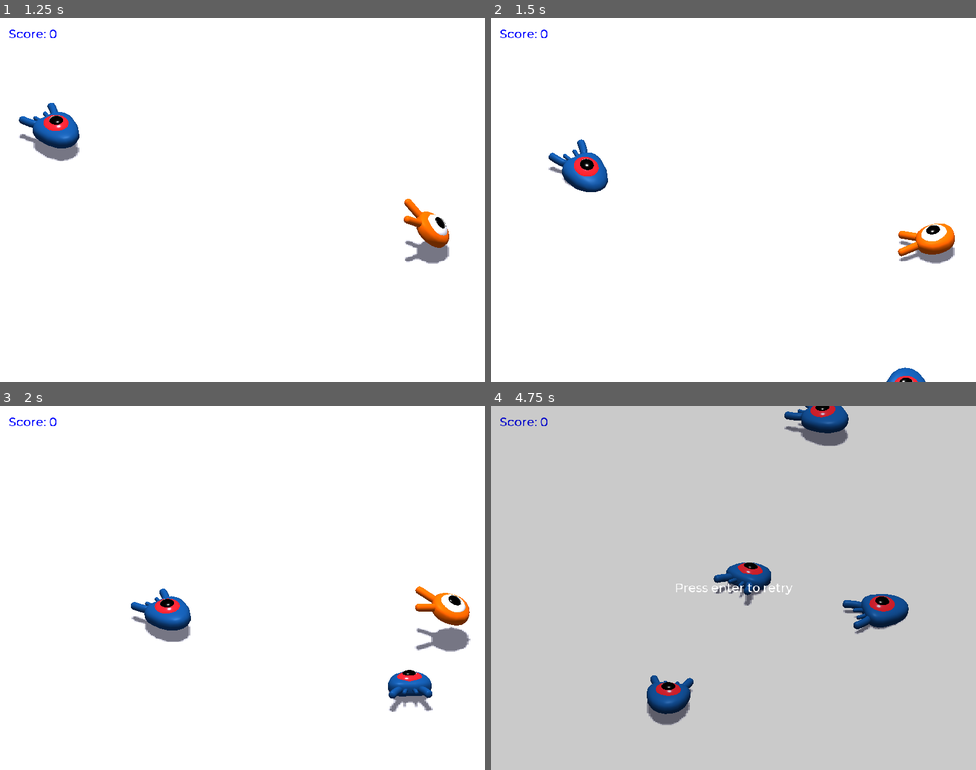
Above: before the commit, frames 1-4 (two rows, left to right).
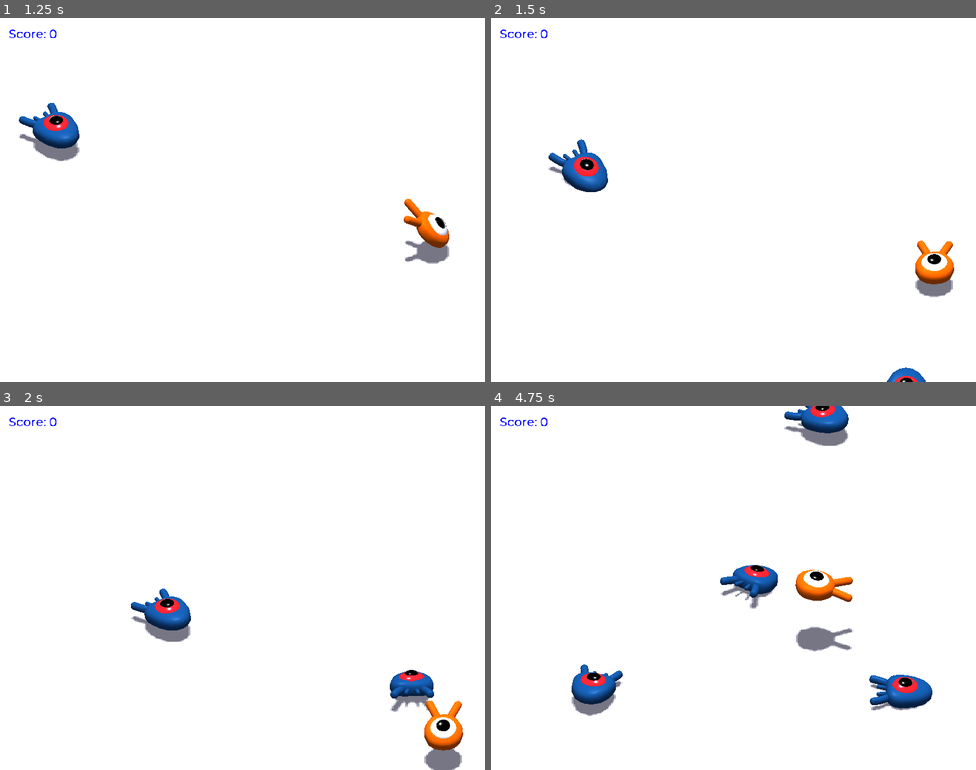
Above: after the commit, the same moments.

Repository: jakemchugh1/3d-tutorial-godot
Game: Godot game, scene res://World.tscn
Two runs of this game, one before a commit and one after it. Both use one fixed random seed, a clock stepped at 60 frames per second and the inputs below.
Inputs:
- Up to frame 1 (1.25 s): tap Enter (ui_accept) at 0.5 s; hold D (move_right) from 0.53 s (still down); tap Space (jump) at 0.77 s
- Up to frame 2 (1.5 s): release D (move_right) at 1.28 s; hold Down (move_back, bound only after the commit) from 1.28 s (still down)
- Up to frame 3 (2 s): keep holding Down (move_back, bound only after the commit); tap Space (jump) at 1.52 s
- Up to frame 4 (4.75 s): release Down (move_back, bound only after the commit) at 2.03 s; hold D (move_right) 2.03-2.78 s; hold Up (move_forward, bound only after the commit) 2.78-3.53 s; tap Space (jump) at 3.02, 3.77, 4.52 s; hold A (move_left) from 3.53 s (still down)

Frame 1 is identical in both runs. In frame 2, 1.5% of the frame differs, in the area x 81-96%, y 56-100%; in frame 3, 2.4%; in frame 4, 100%, in the area x 0-100%, y 0-100%.

Commit message:
updated controller mapping to use arrow keys as well

Diff:
--- a/project.godot
+++ b/project.godot
@@ -34,21 +34,23 @@
 move_left={
 "deadzone": 0.5,
 "events": [ Object(InputEventKey,"resource_local_to_scene":false,"resource_name":"","device":0,"alt":false,"shift":false,"control":false,"meta":false,"command":false,"pressed":false,"scancode":65,"physical_scancode":0,"unicode":0,"echo":false,"script":null)
+, Object(InputEventKey,"resource_local_to_scene":false,"resource_name":"","device":0,"alt":false,"shift":false,"control":false,"meta":false,"command":false,"pressed":false,"scancode":16777231,"physical_scancode":0,"unicode":0,"echo":false,"script":null)
  ]
 }
 move_right={
 "deadzone": 0.5,
 "events": [ Object(InputEventKey,"resource_local_to_scene":false,"resource_name":"","device":0,"alt":false,"shift":false,"control":false,"meta":false,"command":false,"pressed":false,"scancode":68,"physical_scancode":0,"unicode":0,"echo":false,"script":null)
+, Object(InputEventKey,"resource_local_to_scene":false,"resource_name":"","device":0,"alt":false,"shift":false,"control":false,"meta":false,"command":false,"pressed":false,"scancode":16777233,"physical_scancode":0,"unicode":0,"echo":false,"script":null)
  ]
 }
 move_forward={
 "deadzone": 0.5,
-"events": [ Object(InputEventKey,"resource_local_to_scene":false,"resource_name":"","device":0,"alt":false,"shift":false,"control":false,"meta":false,"command":false,"pressed":false,"scancode":87,"physical_scancode":0,"unicode":0,"echo":false,"script":null)
+"events": [ Object(InputEventKey,"resource_local_to_scene":false,"resource_name":"","device":0,"alt":false,"shift":false,"control":false,"meta":false,"command":false,"pressed":false,"scancode":16777232,"physical_scancode":0,"unicode":0,"echo":false,"script":null)
  ]
 }
 move_back={
 "deadzone": 0.5,
-"events": [ Object(InputEventKey,"resource_local_to_scene":false,"resource_name":"","device":0,"alt":false,"shift":false,"control":false,"meta":false,"command":false,"pressed":false,"scancode":83,"physical_scancode":0,"unicode":0,"echo":false,"script":null)
+"events": [ Object(InputEventKey,"resource_local_to_scene":false,"resource_name":"","device":0,"alt":false,"shift":false,"control":false,"meta":false,"command":false,"pressed":false,"scancode":16777234,"physical_scancode":0,"unicode":0,"echo":false,"script":null)
  ]
 }
 jump={
